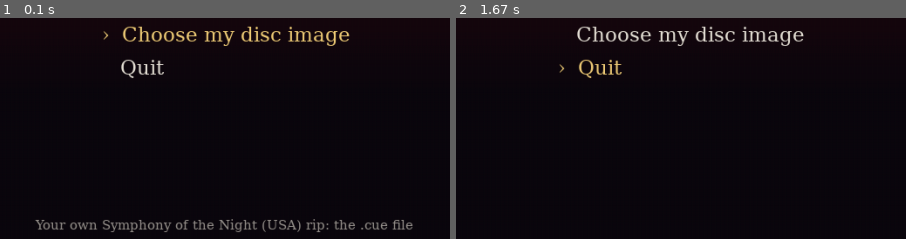
Above: before the commit, frames 1-2 (left to right).
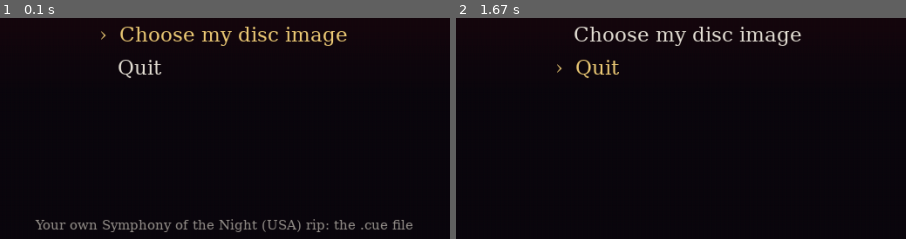
Above: after the commit, the same moments.

Repository: tucker-bower/sotn-coop
Game: pygame game, started from launcher/app.py
Two runs of this game, one before a commit and one after it. Both use one fixed random seed, a clock stepped at 60 frames per second and the inputs below.
Inputs:
- Up to frame 1 (0.1 s): no input
- Up to frame 2 (1.67 s): tap Enter at 0.33 s; hold Up 1.17-1.63 s
The pictures show only the part of the screen within x 25-75%, y 42-92%; the shares and areas given below are measured in that part.

The runs differ from the first frame. In frame 1, 2.5% of the frame differs, in the area x 22-78%, y 3-28%; in frame 2, 2.5%.

Commit message:
co-op M6 (in progress): menus centered on their widest item
Co-Authored-By: Claude Opus 5.5 <noreply@anthropic.com>
Claude-Session: https://claude.ai/code/session_0166o918bFKbB4JKPWYeXp64

Diff:
--- a/launcher/app.py
+++ b/launcher/app.py
@@ -88,6 +88,9 @@
     def items(self, items, sel, top=200, hero=False):
         """hero: the first item is the big button (home: Continue / New game)."""
         y = top
+        rest = [label for k, (label, _) in enumerate(items) if not (hero and k == 0)]
+        widest = max((self.big.size("›  " + label)[0] for label in rest), default=0)
+        left = max(20, (SIZE[0] - widest) // 2)
         for k, (label, hint) in enumerate(items):
             color = GOLD if k == sel else INK
             if hero and k == 0:
@@ -103,7 +106,7 @@
                     self.screen.blit(h, ((SIZE[0] - h.get_width()) // 2, SIZE[1] - 64))
                 continue
             t = self.big.render(("›  " if k == sel else "   ") + label, True, color)
-            self.screen.blit(t, (SIZE[0] // 2 - 140, y))
+            self.screen.blit(t, (left, y))
             y += 38
             if k == sel and hint:
                 h = self.small.render(hint, True, DIM)
